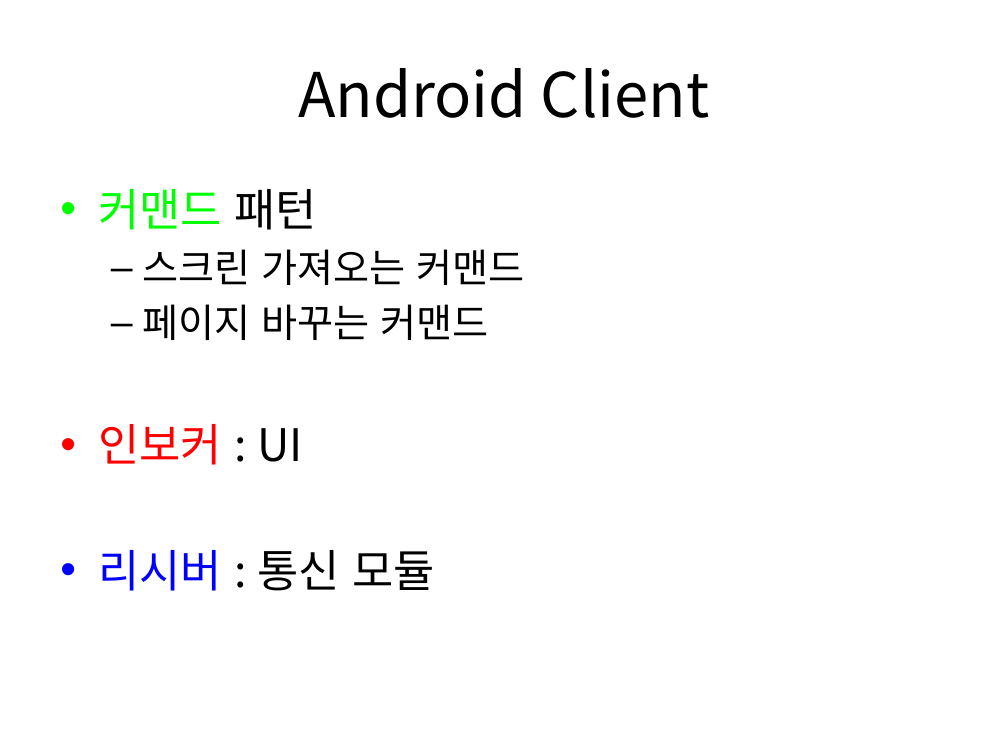
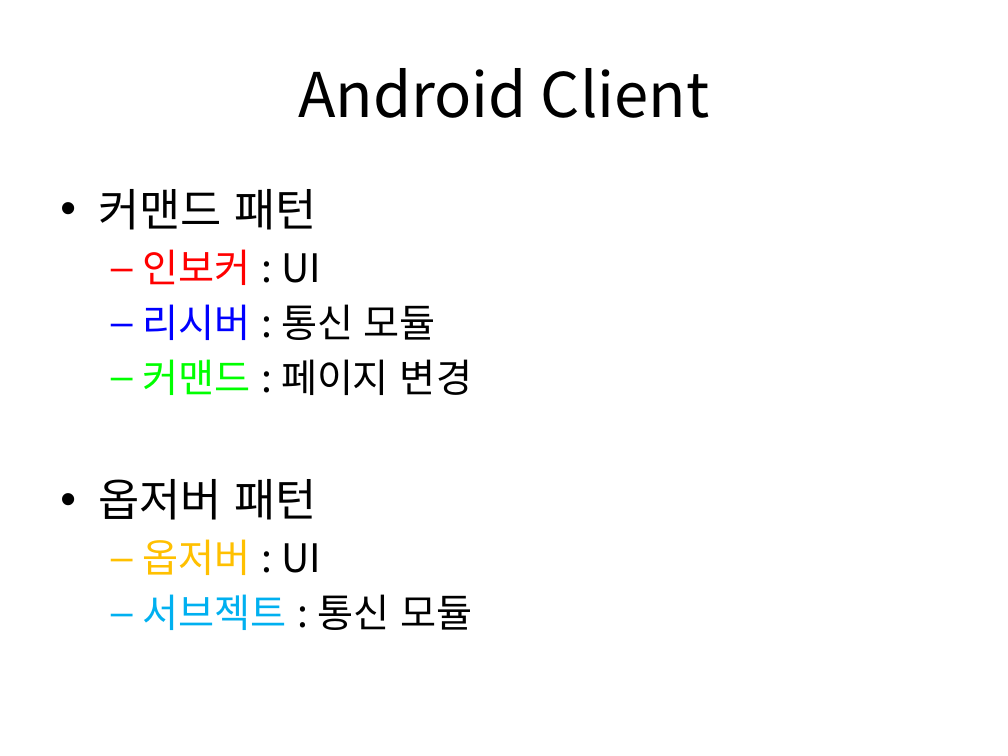
Before and after one commit to uhm0311/PPT-Remote-Viewer, a slide deck: slide 2 of 문서/개요.pptx. Drawn at 1008x756 pixels with LibreOffice and Linux fonts; fonts in the diff are those of the drawing. Boxes give left, top, right and bottom in pixels: in the first picture for what was removed or moved away, otherwise in the second. Text is boxed around its words. In the diff, an @@ line names an element or a change of style, - is before the commit and + after.

```diff
--- a/문서/개요.pptx
+++ b/문서/개요.pptx
@@ text at bbox=[98, 189, 436, 340]: text colour #00FF00 to #000000 in "커맨드"; size 32 to 28 pt in "인보커 : UI", "리시버 : 통신 모듈"; bullet • to –; list level 1 to 2 in "인보커 : UI"; list level 1 to 2 in "리시버 : 통신 모듈" @@
@@ text at bbox=[142, 249, 524, 340]: paragraphs removed @@
-  – 스크린 가져오는 커맨드
-  – 페이지 바꾸는 커맨드
@@ text at bbox=[98, 359, 472, 630]: paragraphs added @@
+  – 커맨드 : 페이지 변경
+• 옵저버 패턴
+  – 옵저버 : UI
+  – 서브젝트 : 통신 모듈
```
Also in this commit, not shown: 3 other slides changed, 29 other files.
